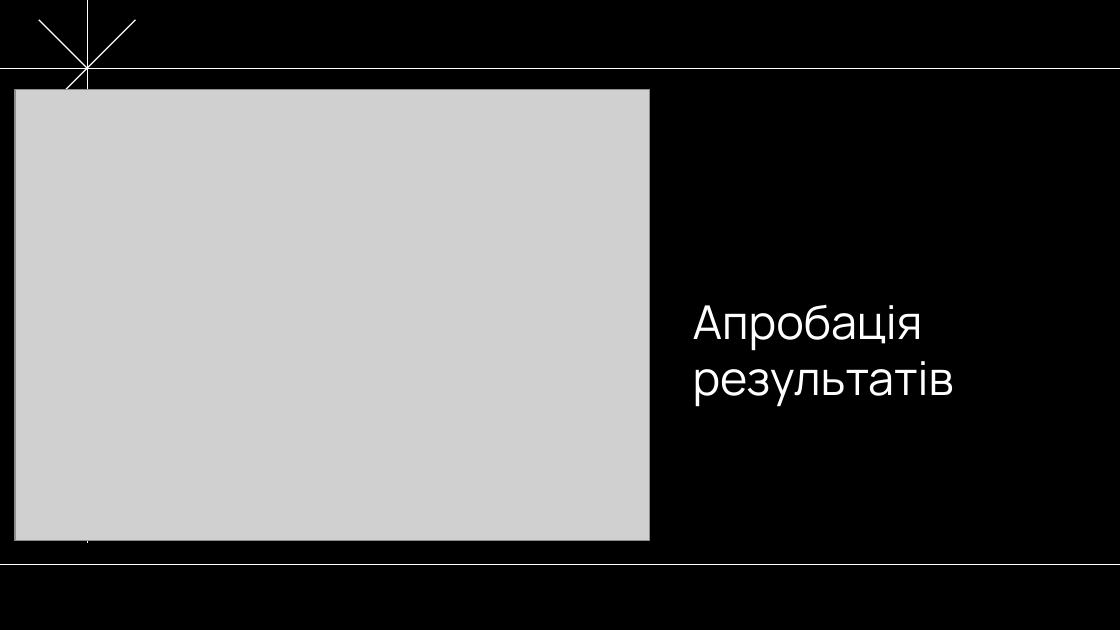
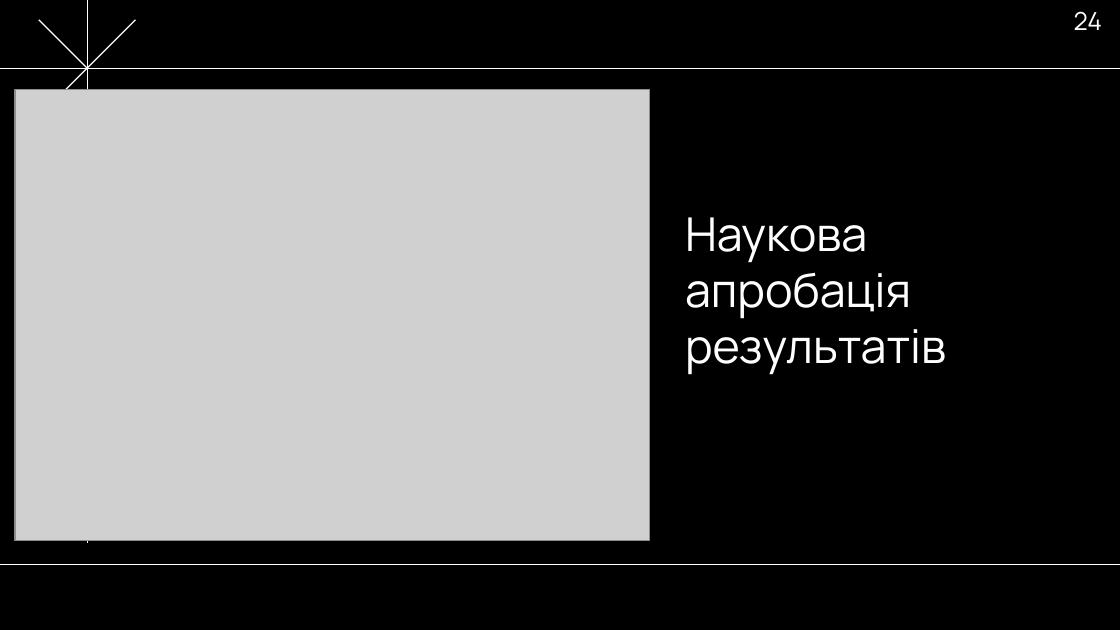
Before and after one commit to NureButsulinIhor/2025_B_PI_PZPI-21-2_Butsulin_I_O, a slide deck: slide 24 of 2025_Б_ПІ_ПЗПІ_21_2_Буцулін_І_О.pptx. Drawn at 1120x630 pixels with LibreOffice and Linux fonts; fonts in the diff are those of the drawing; grey boxes stand for pictures. Boxes give left, top, right and bottom in pixels: in the first picture for what was removed or moved away, otherwise in the second. Text is boxed around its words. In the diff, an @@ line names an element or a change of style, - is before the commit and + after.

```diff
--- a/2025_Б_ПІ_ПЗПІ_21_2_Буцулін_І_О.pptx
+++ b/2025_Б_ПІ_ПЗПІ_21_2_Буцулін_І_О.pptx
@@ page number added at bbox=[1074, 11, 1102, 30], 16 pt, text #FFFFFF @@
+24
@@ title at bbox=[685, 217, 946, 375]: text changed @@
-Апробація результатів
+Наукова апробація результатів
```
Also in this commit, not shown: 25 other slides changed, 1 other file.
